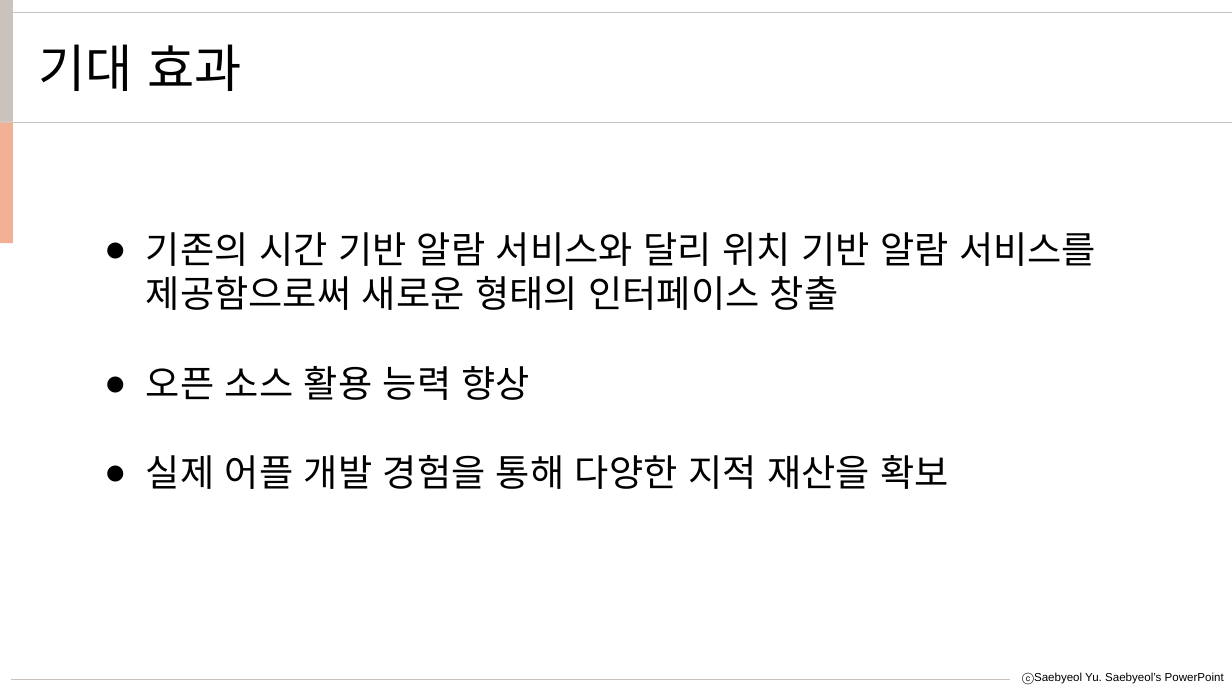
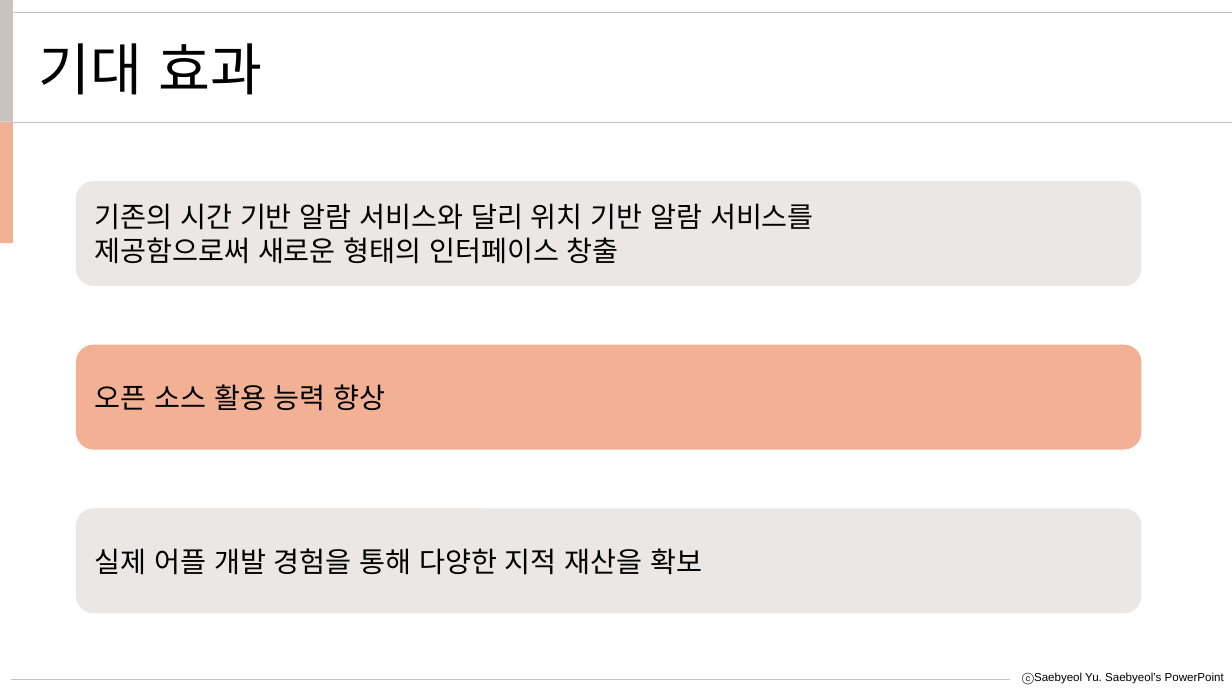
Before and after one commit to sowon-choi/alarm-with-gps, a slide deck: slide 10 of 2021-1 소프 일석삼조.pptx (slide 9 before the commit). Drawn at 1232x693 pixels with LibreOffice and Linux fonts; fonts in the diff are those of the drawing. Boxes give left, top, right and bottom in pixels: in the first picture for what was removed or moved away, otherwise in the second. Text is boxed around its words. In the diff, an @@ line names an element or a change of style, - is before the commit and + after.

```diff
--- a/2021-1 소프 일석삼조.pptx
+++ b/2021-1 소프 일석삼조.pptx
@@ text "기대 효과" at <box>38,43,262,95</box>: size 40 to 44 pt, font Arial to Noto Sans CJK KR @@
@@ rounded rectangle "기존의 시간 기반 알람 서비스와 ...": place and size @@
-rounded rectangle "기존의 시간 기반 알람 서비스와 ..." at <box>146,232,1096,489</box>
+rounded rectangle "기존의 시간 기반 알람 서비스와 ..." at <box>76,181,1141,287</box>
@@ rounded rectangle "기존의 시간 기반 알람 서비스와 ..." at <box>76,181,1141,287</box>: vertical alignment top to middle; fill none to #EAE7E5 @@
@@ text in rounded rectangle at <box>95,203,814,264</box>: text changed; size 29 to 22 pt; font Arial to Noto Sans CJK KR @@
-● 기존의 시간 기반 알람 서비스와 달리 위치 기반 알람 서비스를 제공함으로써 새로운 형태의 인터페이스 창출
-● 오픈 소스 활용 능력 향상
-● 실제 어플 개발 경험을 통해 다양한 지적 재산을 확보
+기존의 시간 기반 알람 서비스와 달리 위치 기반 알람 서비스를
+제공함으로써 새로운 형태의 인터페이스 창출
@@ rounded rectangle added at <box>76,345,1141,450</box>, fill #F2B194, 22 pt, text #000000 @@
+오픈 소스 활용 능력 향상
@@ rounded rectangle added at <box>76,508,1141,614</box>, fill #EAE7E5, 22 pt, text #000000 @@
+실제 어플 개발 경험을 통해 다양한 지적 재산을 확보
```
Also in this commit, not shown: 8 other slides changed, 1 slide added.
